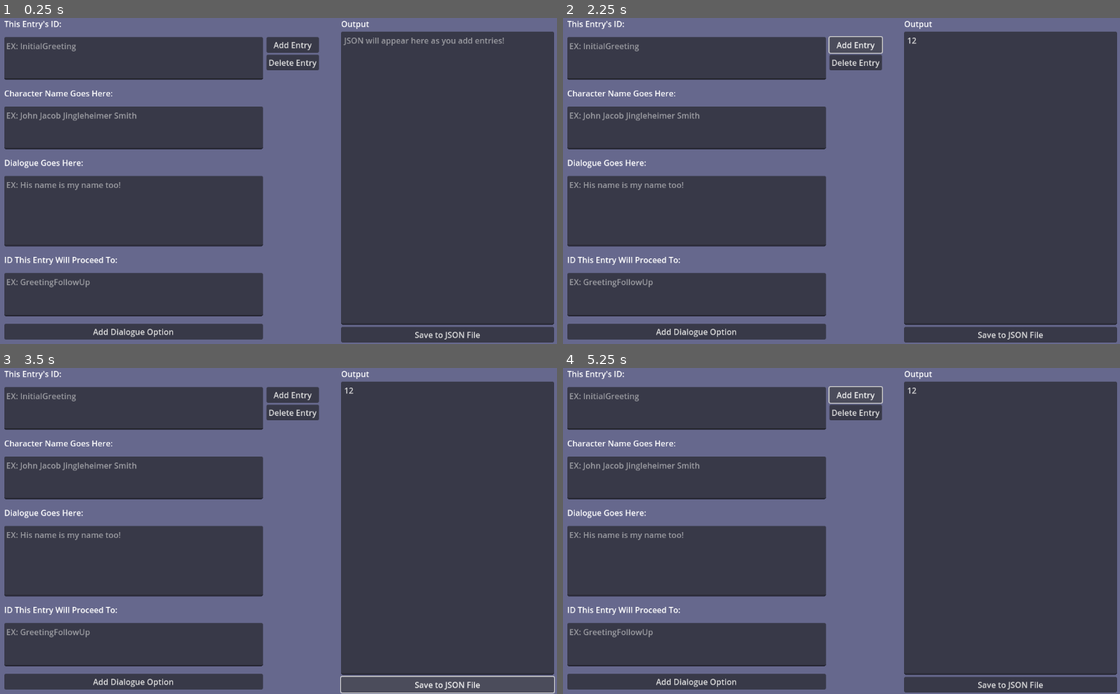
Above: before the commit, frames 1-4 (two rows, left to right).
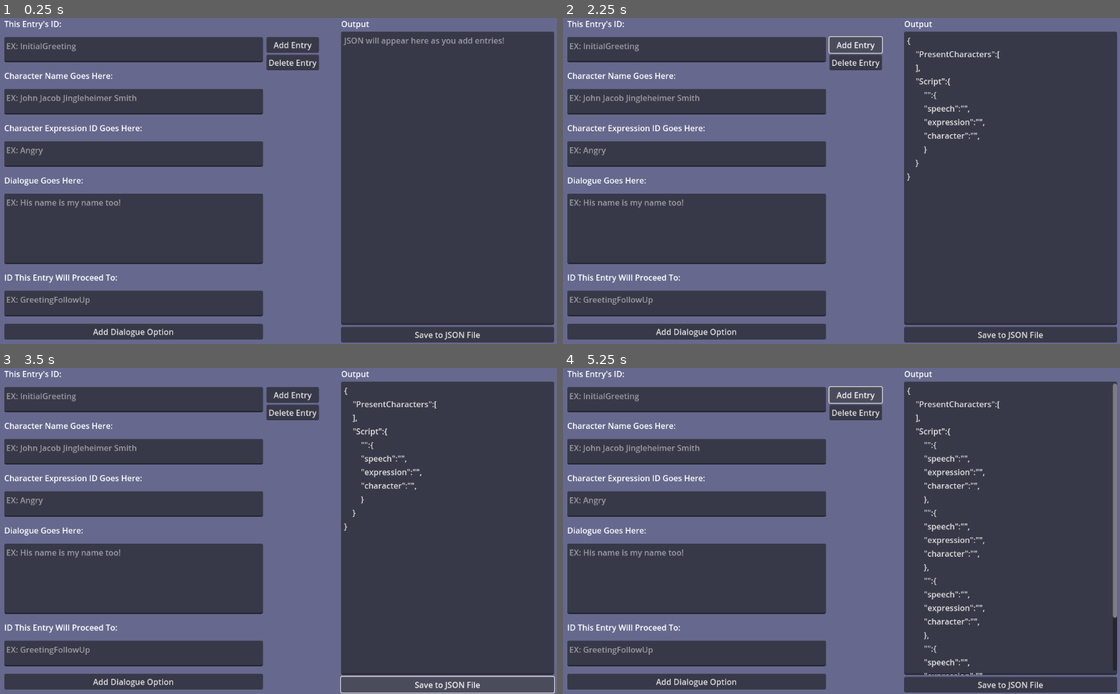
Above: after the commit, the same moments.

Repository: RyanGowan/DialogueWriterFOSS
Game: Godot game, scene res://Scenes/MainScene.tscn
Same seed, same stepped clock (60 frames per second), same inputs: the game is played once before the commit and once after it.
Inputs (mouse positions are in pixels of both pictures, inside the frame that each line leads up to):
- Up to frame 1 (0.25 s): no input
- Up to frame 2 (2.25 s): click (1008, 177) at 0.52 s; type "12" at 0.6 s; click "Add Dialogue Option" at 1.25 s; click "Add Entry" at 2 s
- Up to frame 3 (3.5 s): click "Save to JSON File" at 2.75 s
- Up to frame 4 (5.25 s): click "Add Entry" at 3.5 s; click "Add Entry" at 4.25 s; tap Enter at 5 s

The runs differ from the first frame. In frame 1, 19% of the frame differs, in the area x 0-48%, y 13-88%; in frame 2, 20%; in frame 3, 20%; in frame 4, 21%, in the area x 0-100%, y 4-95%.

Commit message:
Continued dialogue writer
Added logic to Dialogue writer
Hitting the add entry button now properly builds JSON and places it in the output field

Diff:
--- a/Scenes/MainScene.tscn
+++ b/Scenes/MainScene.tscn
@@ -1,4 +1,6 @@
-[gd_scene format=3 uid="uid://cb6x21y04q6ad"]
+[gd_scene load_steps=2 format=3 uid="uid://cb6x21y04q6ad"]
+
+[ext_resource type="Script" path="res://Scripts/InputToJSON.gd" id="1_u3i34"]
 
 [node name="Main" type="Control"]
 layout_mode = 3
@@ -7,6 +9,7 @@
 anchor_bottom = 1.0
 grow_horizontal = 2
 grow_vertical = 2
+script = ExtResource("1_u3i34")
 
 [node name="Background" type="ColorRect" parent="."]
 layout_mode = 1
@@ -55,6 +58,17 @@
 size_flags_vertical = 3
 placeholder_text = "EX: John Jacob Jingleheimer Smith"
 
+[node name="ExpressionInstruction" type="Label" parent="Background/InputScroll/InputContainer"]
+layout_mode = 2
+text = "Character Expression ID Goes Here:"
+vertical_alignment = 1
+
+[node name="ExpressionID" type="TextEdit" parent="Background/InputScroll/InputContainer"]
+custom_minimum_size = Vector2(0, 45)
+layout_mode = 2
+size_flags_vertical = 3
+placeholder_text = "EX: Angry"
+
 [node name="DialogueLabel" type="Label" parent="Background/InputScroll/InputContainer"]
 layout_mode = 2
 text = "Dialogue Goes Here:"
@@ -69,13 +83,13 @@
 layout_mode = 2
 text = "ID This Entry Will Proceed To:"
 
-[node name="Name Input2" type="TextEdit" parent="Background/InputScroll/InputContainer"]
+[node name="ProceedTo" type="TextEdit" parent="Background/InputScroll/InputContainer"]
 custom_minimum_size = Vector2(0, 45)
 layout_mode = 2
 size_flags_vertical = 3
 placeholder_text = "EX: GreetingFollowUp"
 
-[node name="Button" type="Button" parent="Background/InputScroll/InputContainer"]
+[node name="AddDialogueOption" type="Button" parent="Background/InputScroll/InputContainer"]
 layout_mode = 2
 text = "Add Dialogue Option"
 
@@ -120,6 +134,6 @@
 size_flags_vertical = 3
 placeholder_text = "JSON will appear here as you add entries!"
 
-[node name="Button" type="Button" parent="Background/Output"]
+[node name="Save" type="Button" parent="Background/Output"]
 layout_mode = 2
 text = "Save to JSON File"
--- /dev/null
+++ b/Scripts/InputToJSON.gd
@@ -0,0 +1,80 @@
+extends Control
+
+@onready var acceptBtn = $Background/Confirm/Buttons/Add;
+@onready var clearBtn = $Background/Confirm/Buttons/Delete;
+@onready var saveBtn = $Background/Output/Save;
+@onready var dialogueOptionBtn = $Background/InputScroll/InputContainer/AddDialogueOption;
+
+@onready var idField = $Background/InputScroll/InputContainer/IDInput;
+@onready var nameField = $"Background/InputScroll/InputContainer/Name Input";
+@onready var expressionField = $Background/InputScroll/InputContainer/ExpressionID;
+@onready var dialogueField = $Background/InputScroll/InputContainer/DialogueEntry;
+@onready var proceedField =  $Background/InputScroll/InputContainer/ProceedTo;
+
+@onready var outputField = $Background/Output/CodeEdit;
+
+var currentContent: String = "";
+var currentEntries: Array = [];
+var currentCharacters: Array = [];
+
+func _ready():
+	acceptBtn.button_down.connect(AddToFile);
+	pass;
+func UpdatePresentCharacters() -> String:
+	var returnVal = "";
+	var startLine = str("\"", "PresentCharacters", "\"", ":[");
+	returnVal = startLine;
+	for x in len(currentCharacters):
+		var character = str("\t\"", currentCharacters[x], "\"");
+		if x < len(currentCharacters) - 1:
+			#only add a comma and a new line if there is another character coming
+			character = str(character, ",\n");
+
+		returnVal = str(returnVal, character);
+		pass;
+	returnVal = str(returnVal, "\n\t],",);
+	return returnVal;
+
+func AddToFile() -> void:
+	var entry: String = GenerateEntry();
+	currentEntries.append(entry);
+	var openingLine = "{"
+	var presentCharacters = UpdatePresentCharacters();
+	var mainEntries = "\"Script\":{\n";
+	for x in len(currentEntries):
+		mainEntries = str(mainEntries, "\t", currentEntries[x])
+		if x < len(currentEntries) - 1:
+			#only add a comma and a new line if there is another character coming
+			mainEntries = str(mainEntries, ",\n");
+		else:
+			mainEntries = str(mainEntries, "\n");
+		pass;
+	var endLine = "\t}\n}";
+
+	var finalResult = str(openingLine, "\n\t", presentCharacters, "\n\t", mainEntries, endLine);
+	outputField.text = finalResult;
+	ClearInputFields();
+
+func GenerateEntry() -> String:
+	var finalString = "";
+	var idLine = str("\t\"", idField.text, "\"", ":{");
+	var dialogueLine = str("\t\t\"", "speech" , "\"", ":", "\"", dialogueField.text, "\"", ",");
+	var expressionLine = str("\t\t\"", "expression" , "\"", ":", "\"", expressionField.text, "\"", ",");
+	var nameLine = str("\t\t\"", "character" , "\"", ":", "\"", nameField.text, "\"", ",");
+	var proceedingLine = str("\t\t\"", "proceedsTo" , "\"", ":", "\"", proceedField.text, "\"",);
+	var endingLine = str("\t\t}");
+
+	finalString = str(idLine, "\n", dialogueLine, "\n", expressionLine, "\n", nameLine, "\n");
+	if proceedField.text != "":
+		finalString = str(finalString, proceedingLine, "\n");
+	finalString = str(finalString, endingLine);
+
+	return finalString;
+
+func ClearInputFields() -> void:
+	dialogueField.text = "";
+	idField.text = "";
+	expressionField.text = "";
+	nameField.text = "";
+	proceedField.text = "";
+	pass;
